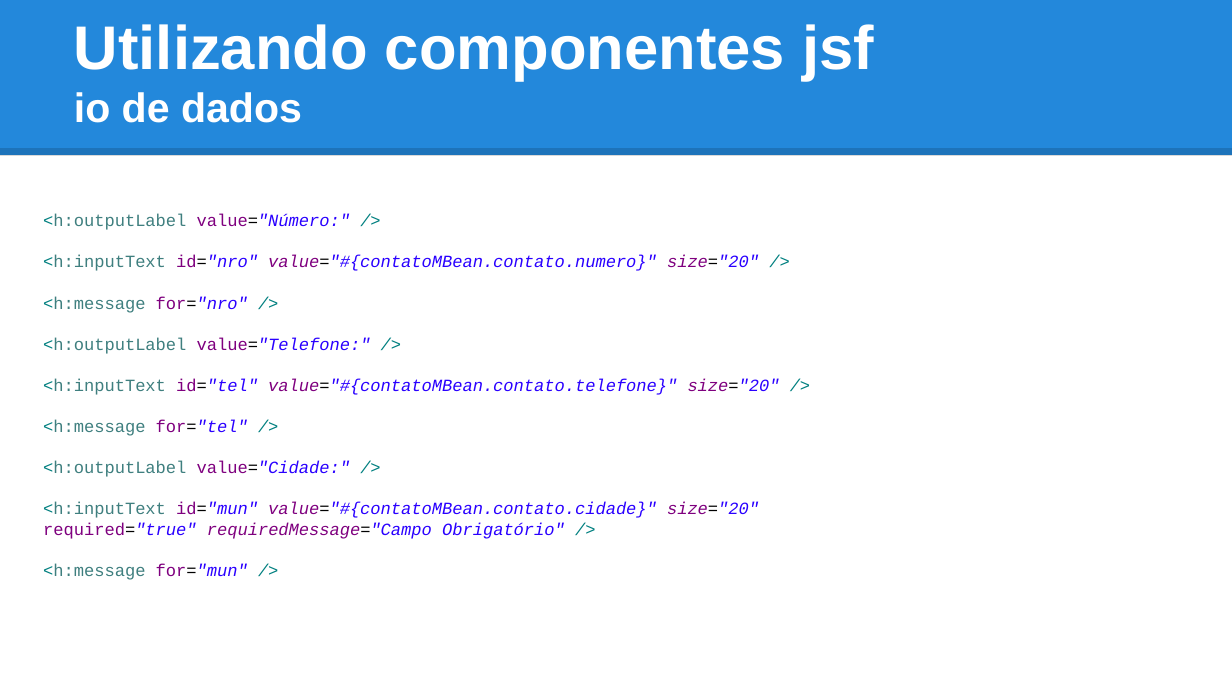
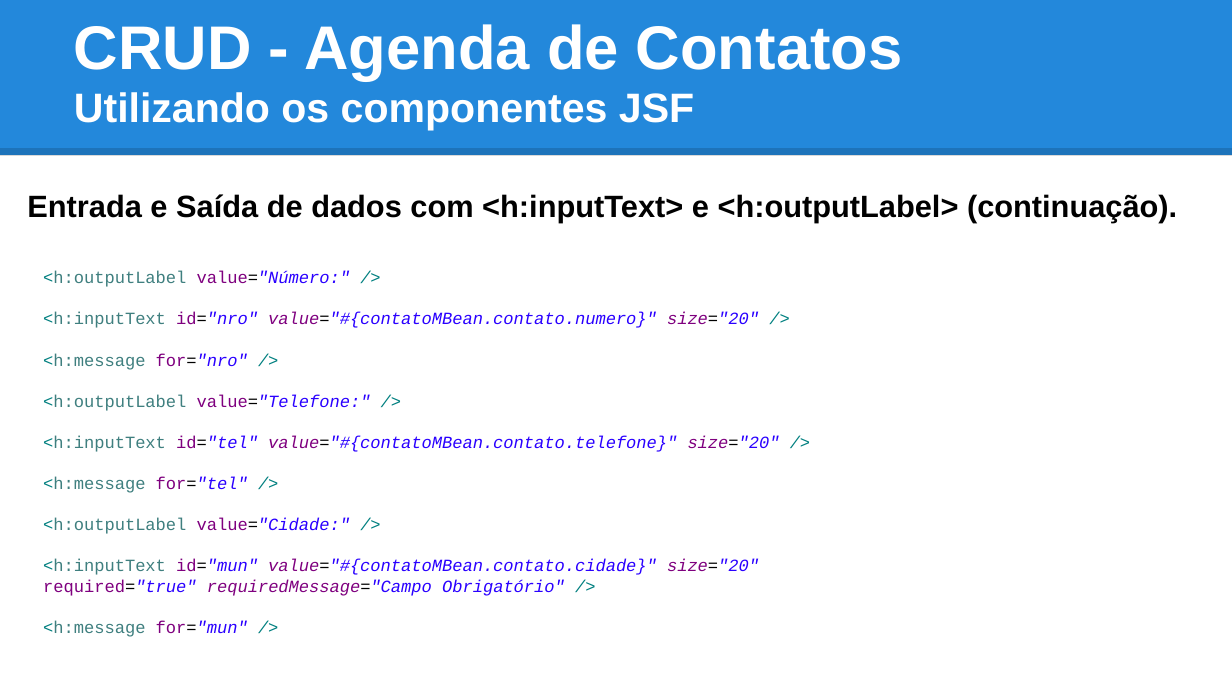
Before and after one commit to tiagogoncalves/jsf_workshop, a slide deck: slide 46 of apresentacao/slide_jsf_prime_faces.pptx (slide 45 before the commit). Drawn at 1232x693 pixels with LibreOffice and Linux fonts; fonts in the diff are those of the drawing. Boxes give left, top, right and bottom in pixels: in the first picture for what was removed or moved away, otherwise in the second. Text is boxed around its words. In the diff, an @@ line names an element or a change of style, - is before the commit and + after.

```diff
--- a/apresentacao/slide_jsf_prime_faces.pptx
+++ b/apresentacao/slide_jsf_prime_faces.pptx
@@ title at (74, 24, 903, 131): text changed; size 36 to 24 pt @@
-Utilizando componentes jsf
-io de dados
+CRUD - Agenda de Contatos
+Utilizando os componentes JSF
@@ text added at (27, 194, 1177, 222), 18 pt, text #000000, bold @@
+Entrada e Saída de dados com <h:inputText> e <h:outputLabel> (continuação).
@@ text "<h:outputLabel value="Número:" />": place and size @@
-text "<h:outputLabel value="Número:" />" at (43, 214, 780, 580)
+text "<h:outputLabel value="Número:" />" at (43, 271, 780, 637)
```
Also in this commit, not shown: 21 other slides changed, 6 slides added, 1 slide removed, 2 other files.
